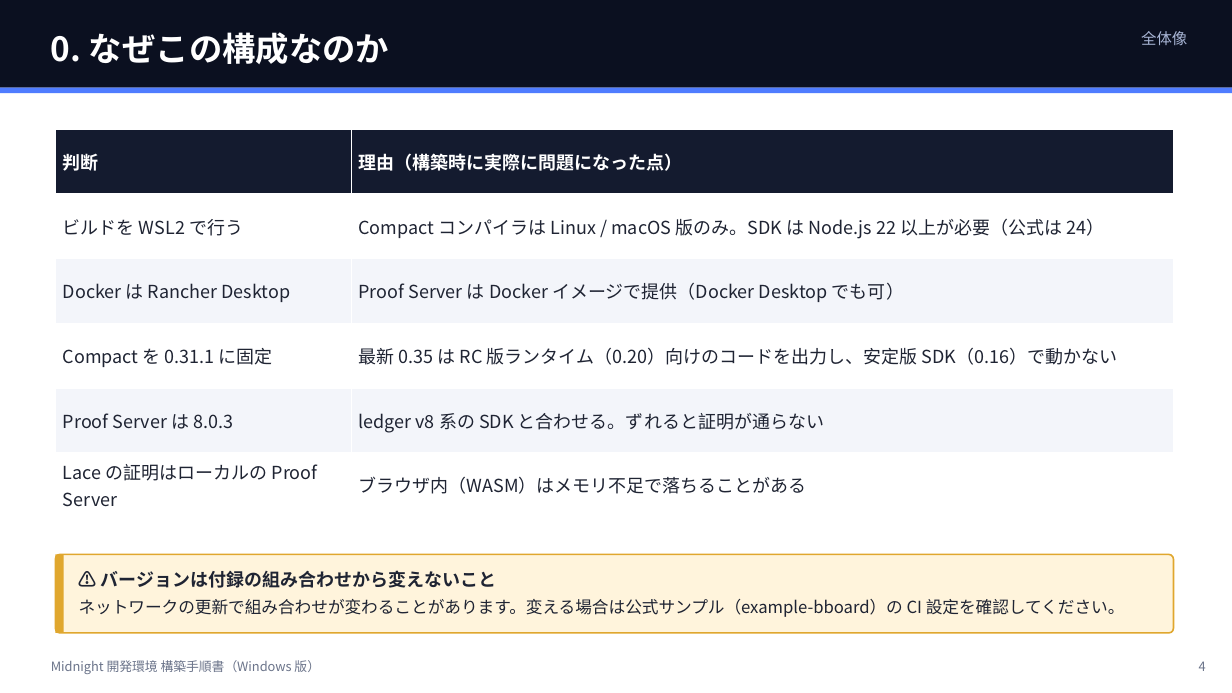
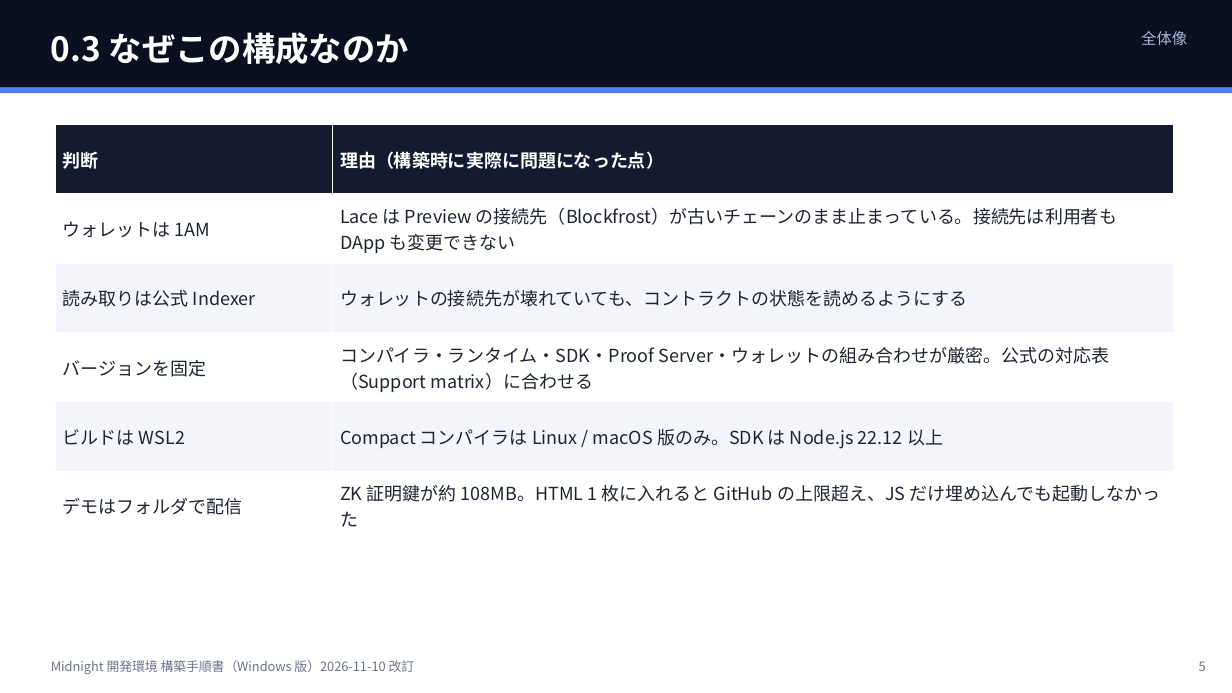
Before and after one commit to 101nimura/midnight_td_demo, a slide deck: slide 5 of docs/SETUP.pptx (slide 4 before the commit). Drawn at 1232x693 pixels with LibreOffice and Linux fonts; fonts in the diff are those of the drawing. Boxes give left, top, right and bottom in pixels: in the first picture for what was removed or moved away, otherwise in the second. Text is boxed around its words. In the diff, an @@ line names an element or a change of style, - is before the commit and + after.

```diff
--- a/docs/SETUP.pptx
+++ b/docs/SETUP.pptx
@@ text at [51,32,409,64]: text changed @@
-0. なぜこの構成なのか
+0.3 なぜこの構成なのか
@@ table at [55,125,1174,541] @@
-row 2, column 1: ビルドを WSL2 で行う
+row 2, column 1: ウォレットは 1AM
-row 2, column 2: Compact コンパイラは Linux / macOS 版のみ。SDK は Node.js 22 以上が必要（公式は 24）
+row 2, column 2: Lace は Preview の接続先（Blockfrost）が古いチェーンのまま止まっている。接続先は利用者も DApp も変更できない
-row 3, column 1: Docker は Rancher Desktop
+row 3, column 1: 読み取りは公式 Indexer
-row 3, column 2: Proof Server は Docker イメージで提供（Docker Desktop でも可）
+row 3, column 2: ウォレットの接続先が壊れていても、コントラクトの状態を読めるようにする
-row 4, column 1: Compact を 0.31.1 に固定
+row 4, column 1: バージョンを固定
-row 4, column 2: 最新 0.35 は RC 版ランタイム（0.20）向けのコードを出力し、安定版 SDK（0.16）で動かない
+row 4, column 2: コンパイラ・ランタイム・SDK・Proof Server・ウォレットの組み合わせが厳密。公式の対応表（Support matrix）に合わせる
-row 5, column 1: Proof Server は 8.0.3
+row 5, column 1: ビルドは WSL2
-row 5, column 2: ledger v8 系の SDK と合わせる。ずれると証明が通らない
+row 5, column 2: Compact コンパイラは Linux / macOS 版のみ。SDK は Node.js 22.12 以上
-row 6, column 1: Lace の証明はローカルの Proof Server
+row 6, column 1: デモはフォルダで配信
-row 6, column 2: ブラウザ内（WASM）はメモリ不足で落ちることがある
+row 6, column 2: ZK 証明鍵が約 108MB。HTML 1 枚に入れると GitHub の上限超え、JS だけ埋め込んでも起動しなかった
@@ table: place and size @@
-table at [55,129,1174,518]
+table at [55,125,1174,541]
@@ rounded rectangle removed at [55,555,1174,633] @@
@@ rectangle removed at [55,555,64,633] @@
@@ text removed at [79,570,1125,617] @@
-⚠ バージョンは付録の組み合わせから変えないこと
-ネットワークの更新で組み合わせが変わることがあります。変える場合は公式サンプル（example-bboard）の CI 設定を確認してください。
@@ text at [51,660,415,674]: text changed @@
-Midnight 開発環境 構築手順書（Windows 版）
+Midnight 開発環境 構築手順書（Windows 版）2026-11-10 改訂
@@ text at [1199,661,1206,671]: text changed @@
-4
+5
```
Also in this commit, not shown: 15 other slides changed, 10 slides added, 13 slides removed, 12 other files.
